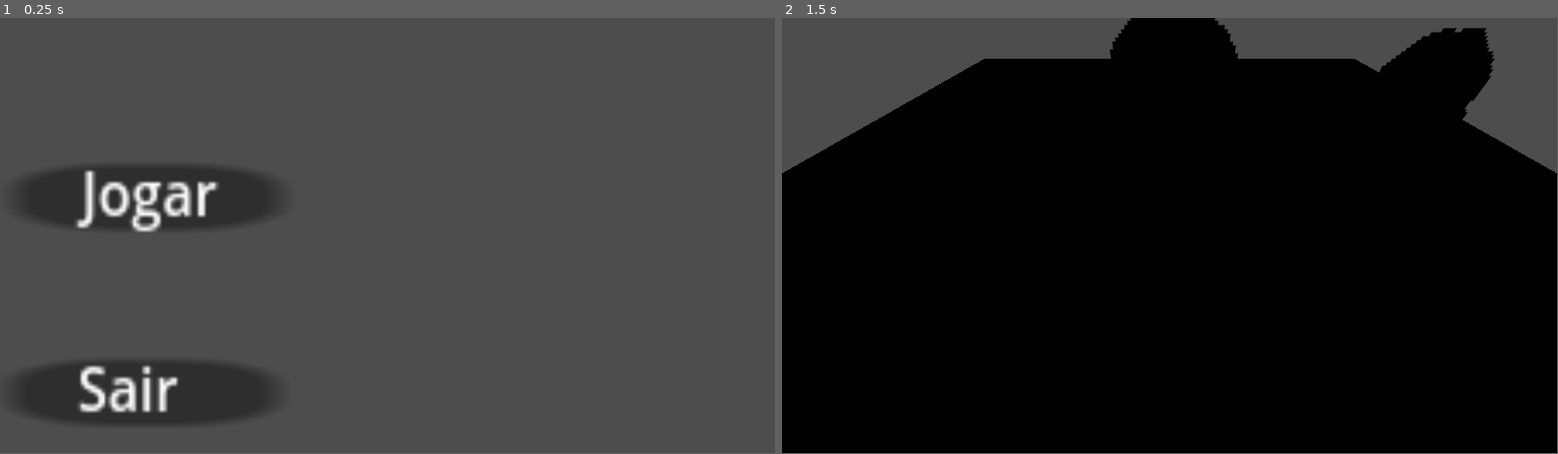
Above: before the commit, frames 1-2 (left to right).
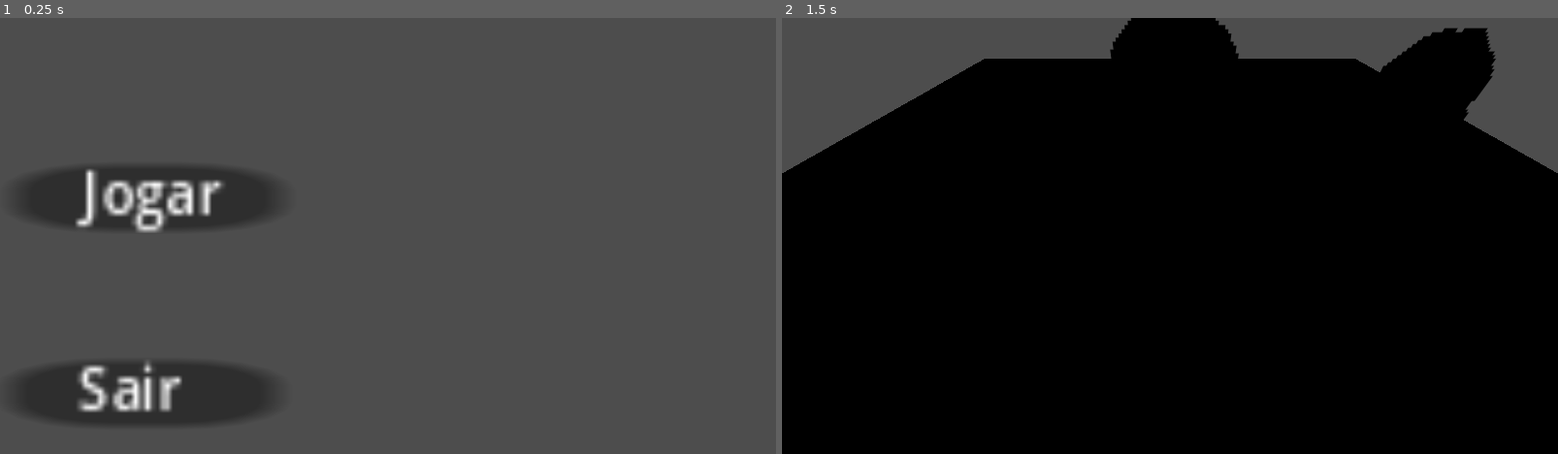
Above: after the commit, the same moments.

Repository: danilobs31/jogodioneia
Game: Godot game, scene res://cenas/Menu.tscn
Two runs of this game, one before a commit and one after it. Both use one fixed random seed, a clock stepped at 60 frames per second and the inputs below. The project has no main scene, so this scene is started directly.
Inputs:
- Up to frame 1 (0.25 s): no input
- Up to frame 2 (1.5 s): click "Jogar" at 0.5 s; tap Enter at 1.25 s
In our replay, the window is 799x449 before the commit and 800x450 after it. These sizes can differ from the game's own. Grey fills any space a smaller window leaves; there, only what the larger window draws over its background counts as a difference.

The runs differ from the first frame. In frame 1, 1.7% of the frame differs, in the area x 10-29%, y 34-91%; in frame 2, 0.1%.

Commit message:
nao sei, acho que adicionei icones novos, muito sono

Diff:
--- a/cenas/Menu.tscn
+++ b/cenas/Menu.tscn
@@ -14,6 +14,16 @@
 grow_horizontal = 2
 grow_vertical = 2
 script = ExtResource("1_clmuo")
+
+[node name="MenuPrincipal" type="MarginContainer" parent="."]
+texture_filter = 1
+layout_mode = 0
+offset_right = 40.0
+offset_bottom = 40.0
+theme_override_constants/margin_left = 120
+theme_override_constants/margin_top = 80
+theme_override_constants/margin_right = 120
+theme_override_constants/margin_bottom = 80
 
 [node name="jogar" type="Button" parent="."]
 layout_mode = 0
--- a/project.godot
+++ b/project.godot
@@ -13,3 +13,7 @@
 config/name="Jogo Game Jam"
 config/features=PackedStringArray("4.1", "Forward Plus")
 config/icon="res://icon.svg"
+
+[display]
+
+window/stretch/mode="canvas_items"
Binary file added: ÍCONES/Play button.png
Not shown, added: ÍCONES/Play button.png.import
Binary file added: ÍCONES/sair.png
Not shown, added: ÍCONES/sair.png.import
